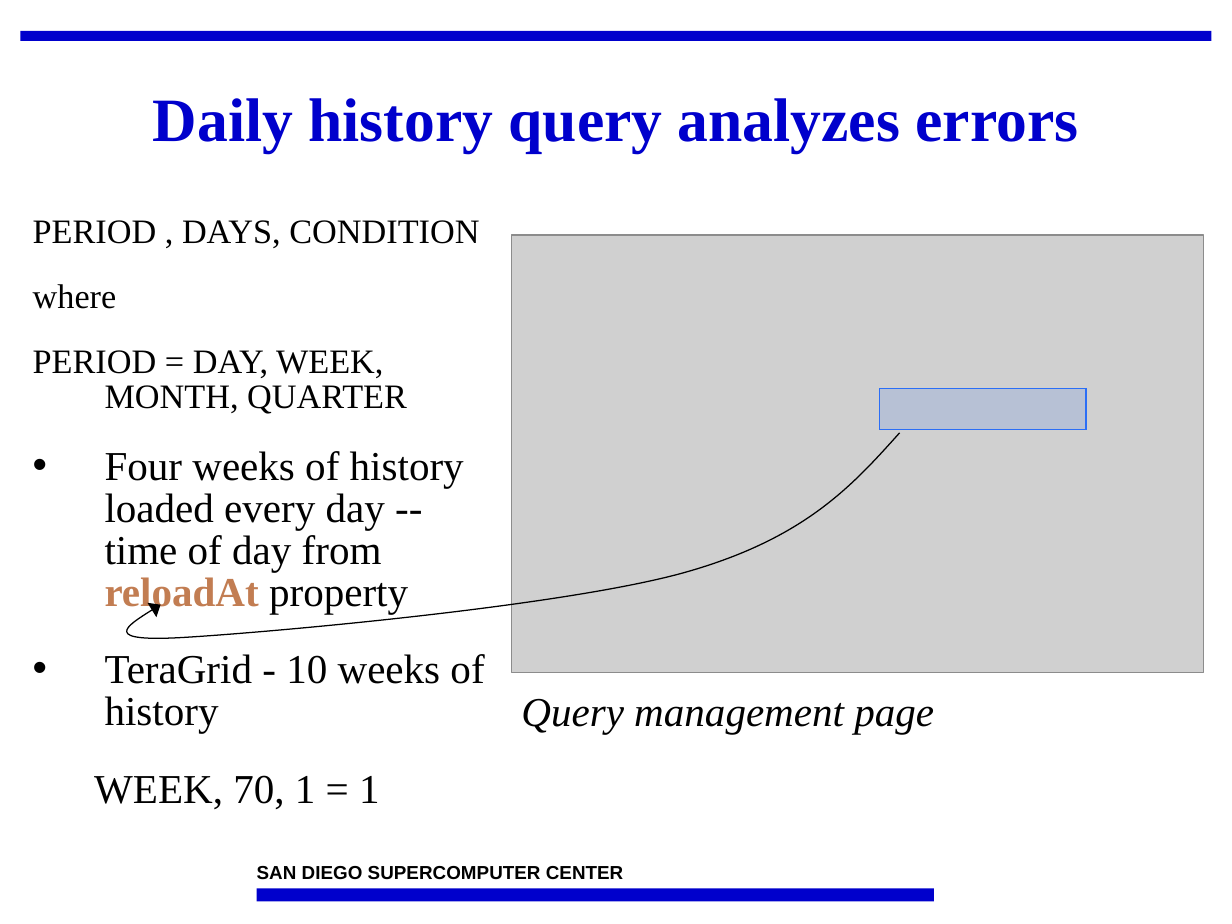
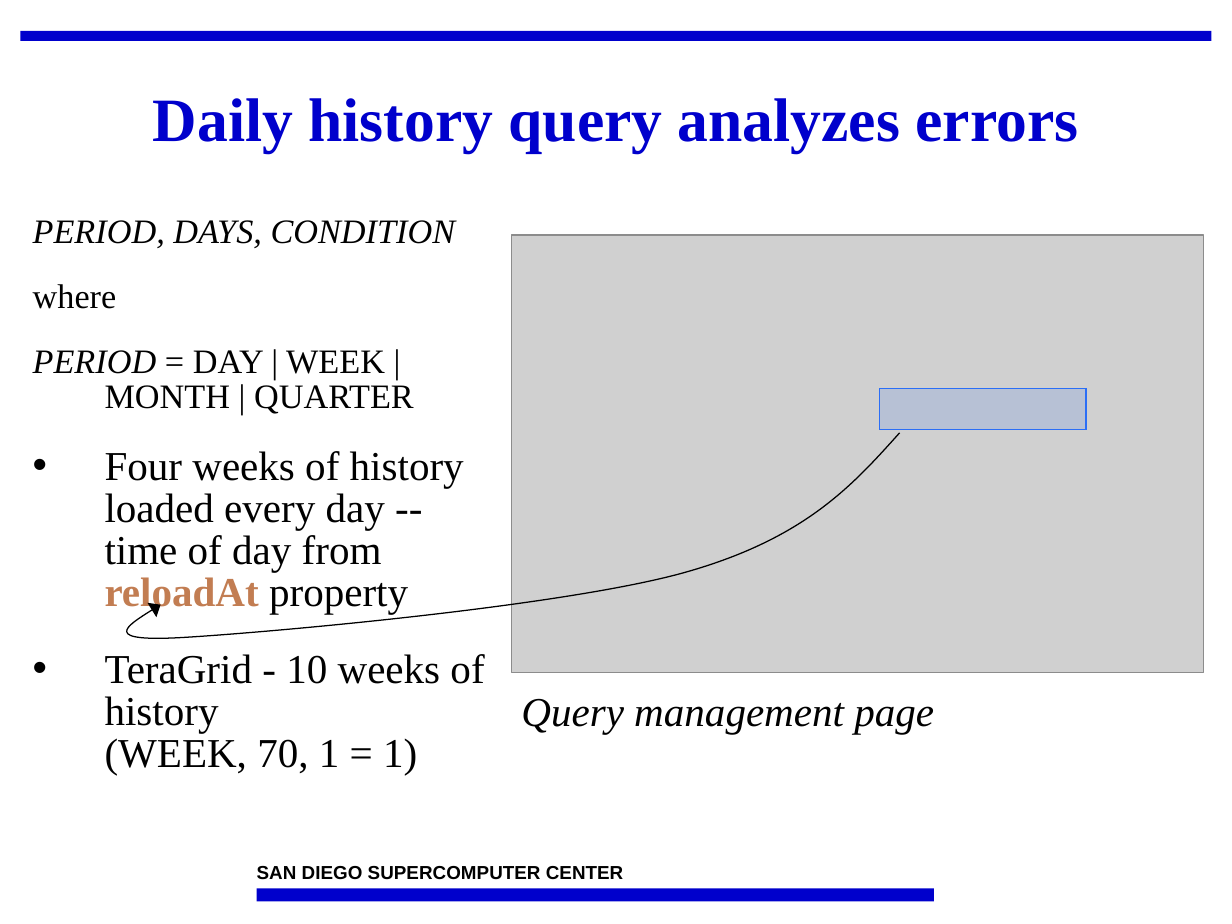
Before and after one commit to IncaProject/inca-xsede, a slide deck: slide 32 of talks/2008workshop/consumer.ppt. Drawn at 1232x924 pixels with LibreOffice and Linux fonts; fonts in the diff are those of the drawing; grey boxes stand for pictures; background and template pictures are left out. Boxes give left, top, right and bottom in pixels: in the first picture for what was removed or moved away, otherwise in the second. Text is boxed around its words. In the diff, an @@ line names an element or a change of style, - is before the commit and + after.

```diff
--- a/talks/2008workshop/consumer.ppt
+++ b/talks/2008workshop/consumer.ppt
@@ text at [33,220,456,248]: text changed; italic on @@
-PERIOD , DAYS, CONDITION
+PERIOD, DAYS, CONDITION
@@ text at [33,350,414,414]: text changed @@
-PERIOD = DAY, WEEK, MONTH, QUARTER
+PERIOD = DAY | WEEK | MONTH | QUARTER
@@ text at [105,654,484,775]: text changed @@
-• TeraGrid - 10 weeks of history
-  WEEK, 70, 1 = 1
+• TeraGrid - 10 weeks of history
+  (WEEK, 70, 1 = 1)
```
Also in this commit, not shown: 11 other slides changed, 1 slide removed.
